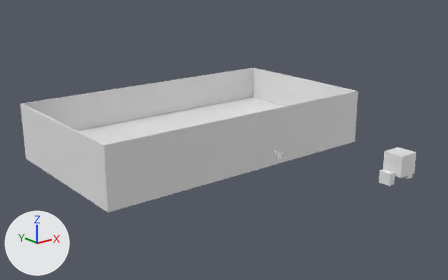
Two versions of the FBX model Assets/Art/Models.fbx, one commit apart.
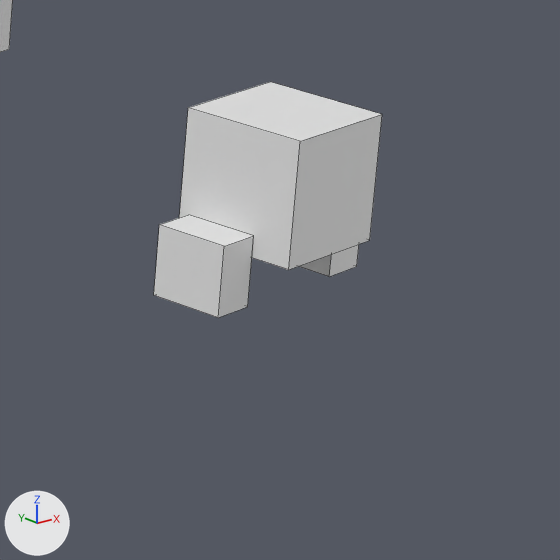
Each version is shown whole from a 50 mm camera at (-38.68, -53.15, 20.64) aimed at (-1.33, -6.46, 1.96), then close up on the part from 79% to 99% of the width and 48% to 81% of the height. Lighting does not change. The marker at lower left points along +X, +Y and +Z. The close-ups show mesh edges as thin lines. Where no turn or scale is listed for an object, it has been applied to the vertices. Vertices at the same position are counted once.

In view in the first close-up: 'Robot'.
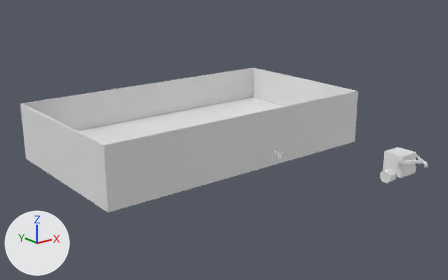
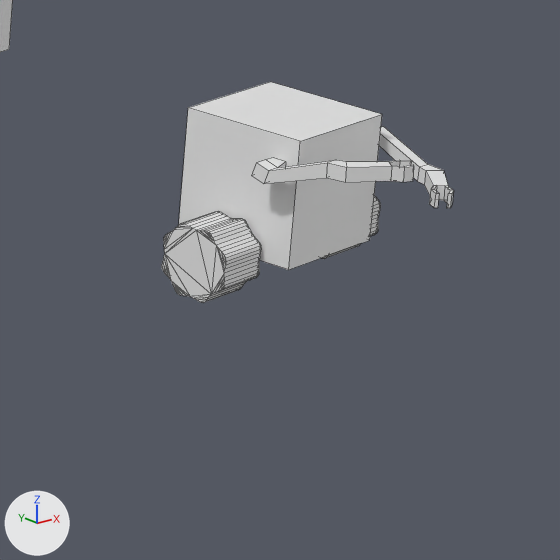
What differs and where, as boxes [x1, y1, x2, y2] in the close-ups (560 x 560 px):
'Robot', reshaped (28% wider, 6% shorter)
    before: [154, 82, 382, 318]
    after: [162, 82, 454, 303]
part 1 of me_cube_007, rebuilt
    before: [299, 244, 359, 277]
    after: [323, 195, 381, 259]
part 2 of me_cube_007, rebuilt (11% shorter)
    before: [154, 215, 254, 318]
    after: [162, 211, 261, 303]
part 3 of me_cube_007, added
    after: [252, 158, 414, 184]
part 4 of me_cube_007, added
    after: [379, 126, 454, 208]

The change, as a diff of the scene's bpy script:
```diff
--- a/Assets/Art/Models.fbx.py
+++ b/Assets/Art/Models.fbx.py
@@ me_cube_007 @@
 # used by ob_robot; location = (0.0, 0.0, 0.0)
-me_cube_007.from_pydata(...)  # 24 vertices, 18 faces; spans x 5.46..8.88, y -22.39..-20.39, z 0.04..2.82
+me_cube_007.from_pydata(...)  # 352 vertices, 462 faces; spans x 5.25..9.06, y -24.0..-20.39, z 0.27..2.82
+# me_cube_007 part 1: the loose piece of 8 vertices spanning x 8.18..8.88, y -21.74..-20.56, z 0.04..1.17 is rebuilt with 128 vertices and now spans x 8.2..9.06, y -21.94..-20.8, z 0.27..1.4
+# me_cube_007 part 2: the loose piece of 8 vertices spanning x 5.46..6.16, y -21.74..-20.56, z 0.04..1.17 is rebuilt with 128 vertices and now spans x 5.25..6.11, y -21.94..-20.8, z 0.27..1.4
+# me_cube_007 part 3: a new loose piece of 44 vertices spanning x 5.72..6.81, y -23.99..-21.92, z 2.2..2.77
+# me_cube_007 part 4: a new loose piece of 44 vertices spanning x 7.5..8.6, y -24.0..-21.93, z 1.9..2.48
```
